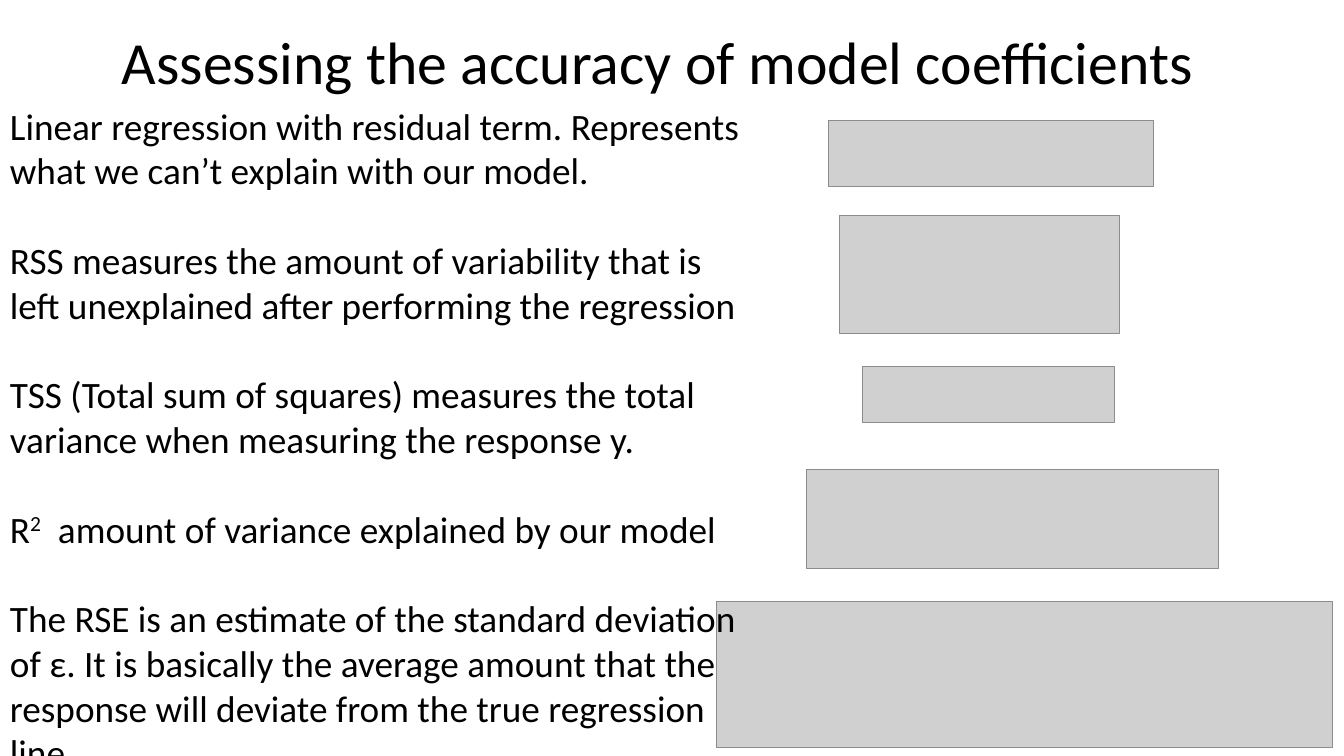
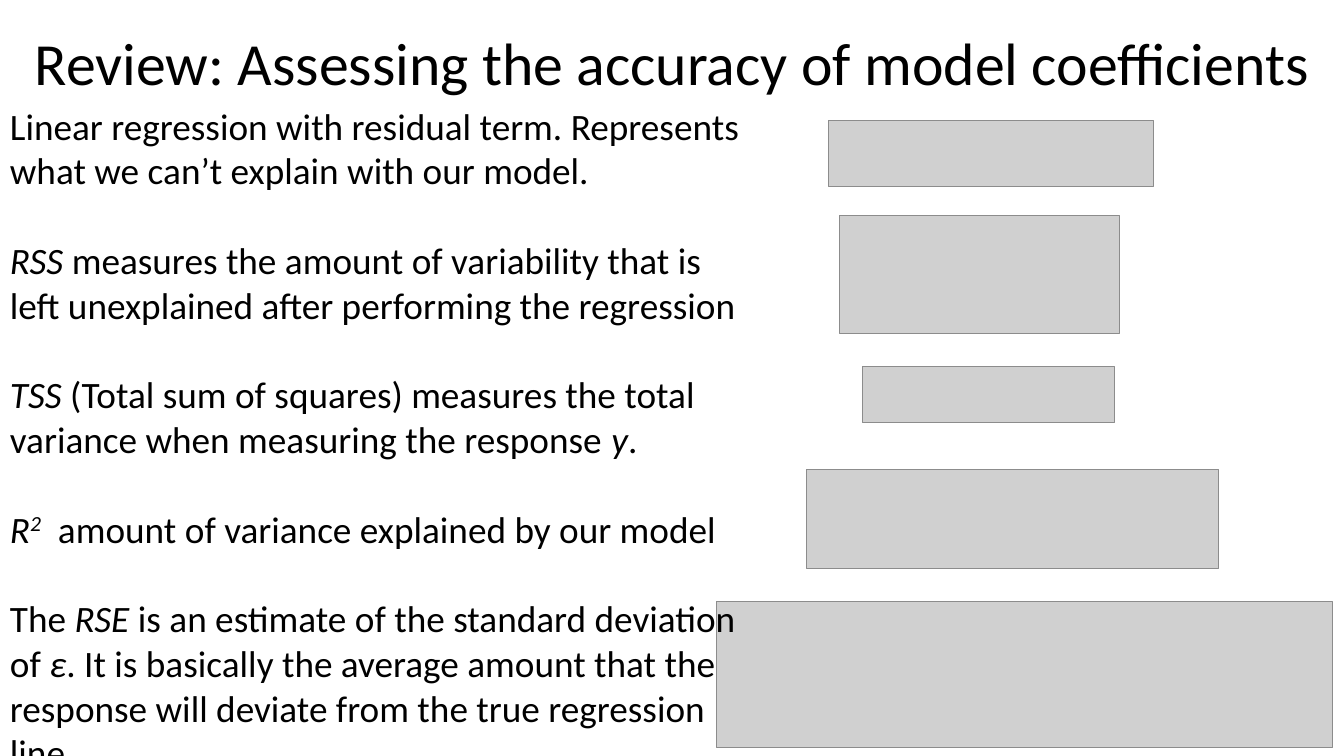
Before and after one commit to jayurbain/DataScienceIntro, a slide deck: slide 3 of slides/07_model_evaluation_and_metrics.pptx. Drawn at 1344x756 pixels with LibreOffice and Linux fonts; fonts in the diff are those of the drawing; grey boxes stand for pictures. Boxes give left, top, right and bottom in pixels: in the first picture for what was removed or moved away, otherwise in the second. Text is boxed around its words. In the diff, an @@ line names an element or a change of style, - is before the commit and + after.

```diff
--- a/slides/07_model_evaluation_and_metrics.pptx
+++ b/slides/07_model_evaluation_and_metrics.pptx
@@ text at box(35, 43, 1308, 96): text changed @@
-Assessing the accuracy of model coefficients
+Review: Assessing the accuracy of model coefficients
@@ text at box(10, 248, 736, 729): italic on in "RSS", "TSS y.", "R2", "RSE ε." @@
```
Also in this commit, not shown: 2 other slides changed, 7 slides added, 1 other file.
